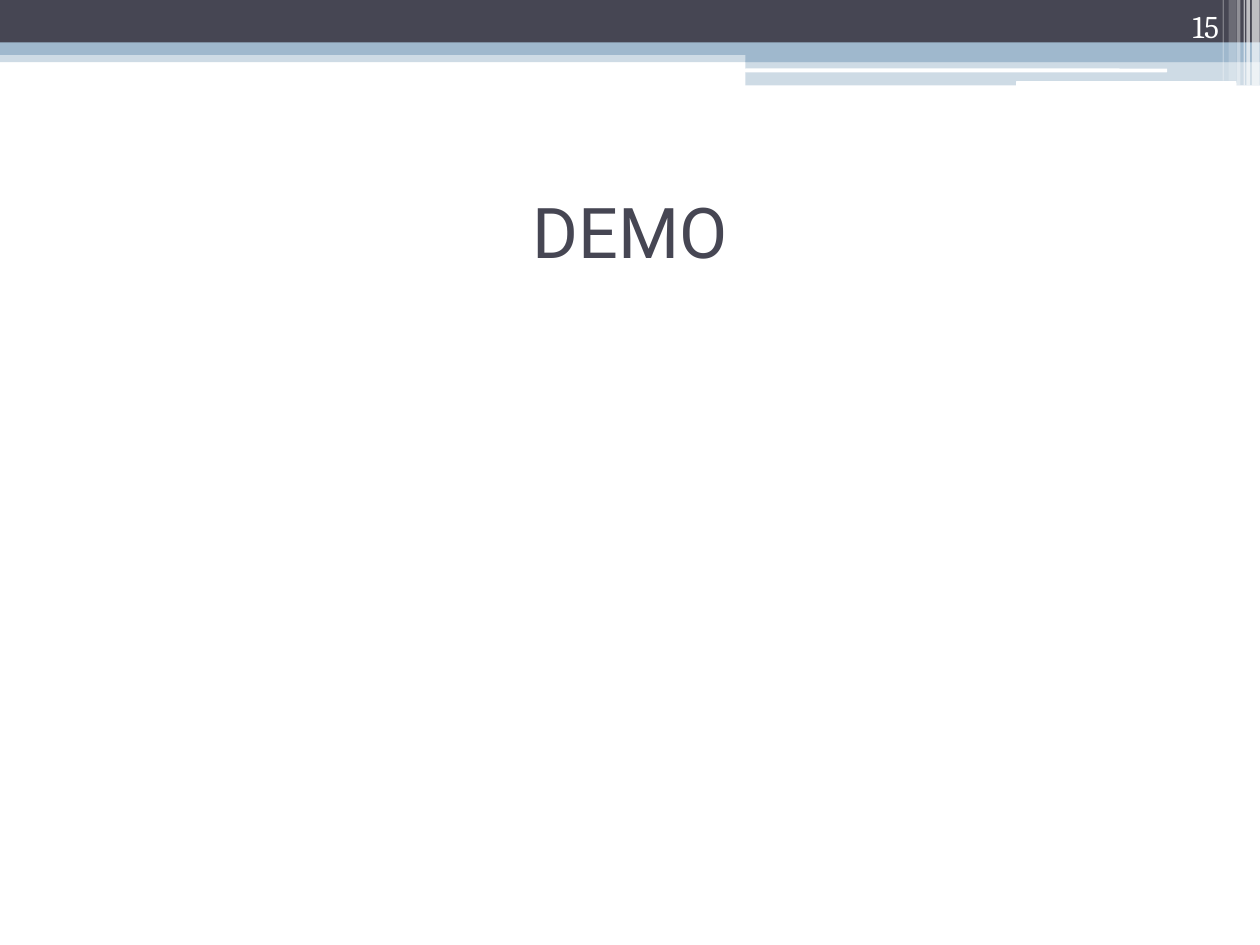
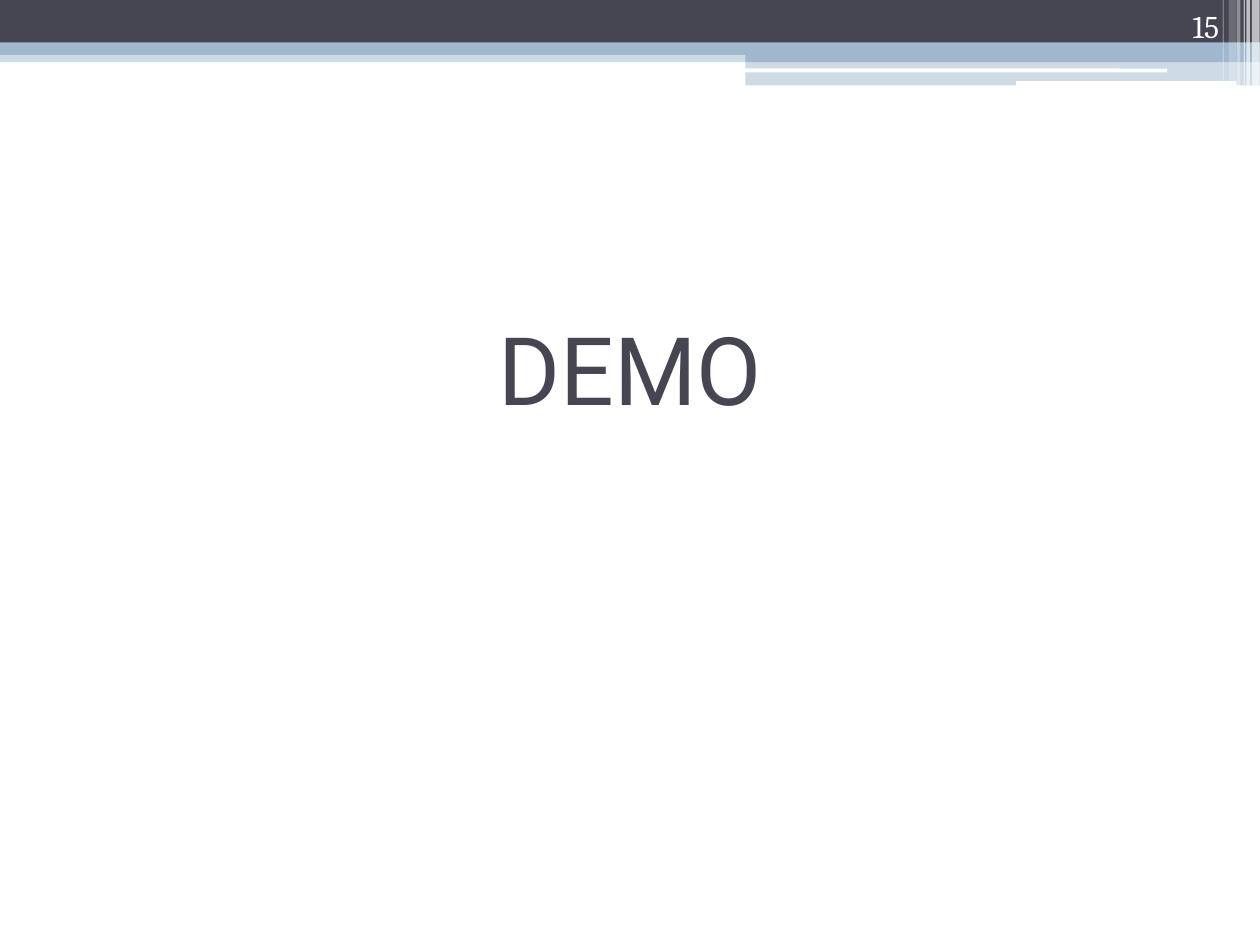
Before and after one commit to googlecode-mirror/jobfinder-docs, a slide deck: slide 15 of Docs/JobFinder.pptx. Drawn at 1260x945 pixels with LibreOffice and Linux fonts; fonts in the diff are those of the drawing. Boxes give left, top, right and bottom in pixels: in the first picture for what was removed or moved away, otherwise in the second. Text is boxed around its words. In the diff, an @@ line names an element or a change of style, - is before the commit and + after.

```diff
--- a/Docs/JobFinder.pptx
+++ b/Docs/JobFinder.pptx
@@ title "DEMO": place and size @@
-title "DEMO" at <box>533,207,728,259</box>
+title "DEMO" at <box>498,337,761,406</box>
@@ title "DEMO" at <box>498,337,761,406</box>: size 40 to 54 pt @@
```
Also in this commit, not shown: 6 other slides changed.
